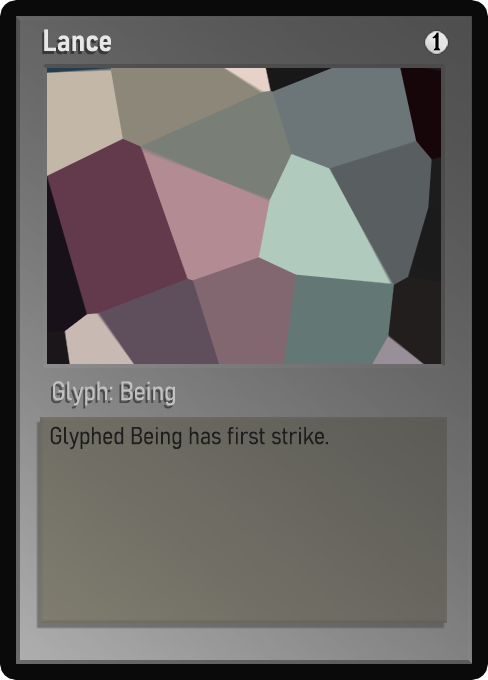
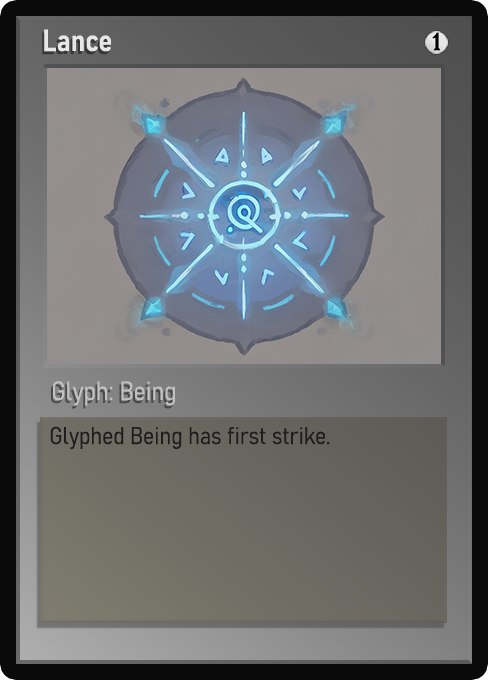
Before/after of a 488 × 680 layered artwork. What changed in the layer stack:
painted on "Name" over [44, 35, 111, 52]
painted on "Class" over [53, 381, 175, 406]
painted on "Desc_norm" over [52, 427, 330, 450]
painted on "Artwork" over [47, 68, 441, 364]
